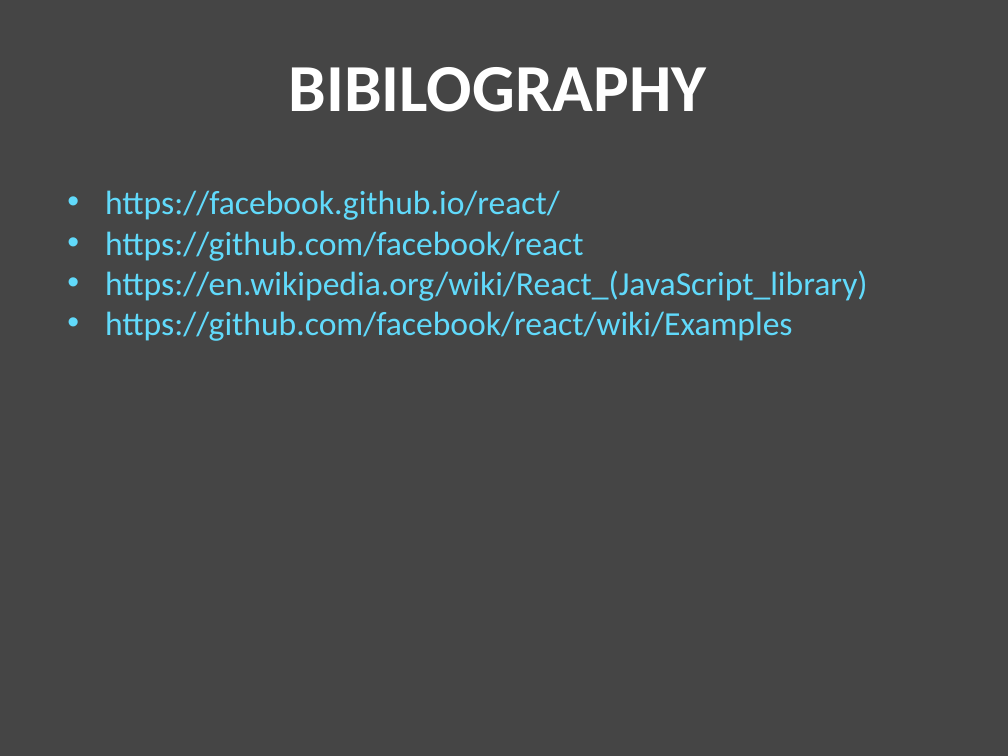
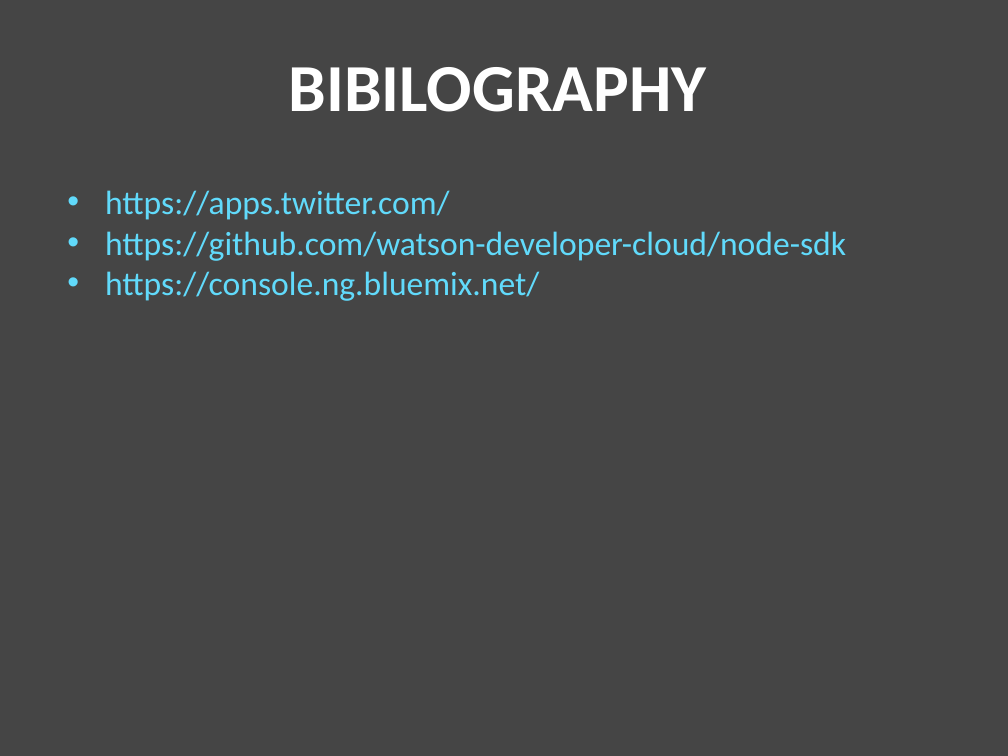
Before and after one commit to LadwaAditya/TwiTone, a slide deck: slide 10 of Presentation.pptx (slide 7 before the commit). Drawn at 1008x756 pixels with LibreOffice and Linux fonts; fonts in the diff are those of the drawing. Boxes give left, top, right and bottom in pixels: in the first picture for what was removed or moved away, otherwise in the second. Text is boxed around its words. In the diff, an @@ line names an element or a change of style, - is before the commit and + after.

```diff
--- a/Presentation.pptx
+++ b/Presentation.pptx
@@ text at [105, 190, 846, 301]: text changed @@
-• https://facebook.github.io/react/
-• https://github.com/facebook/react
-• https://en.wikipedia.org/wiki/React_(JavaScript_library)
-• https://github.com/facebook/react/wiki/Examples
+• https://apps.twitter.com/
+• https://github.com/watson-developer-cloud/node-sdk
+• https://console.ng.bluemix.net/
```
Also in this commit, not shown: 5 slides added, 2 slides removed.
